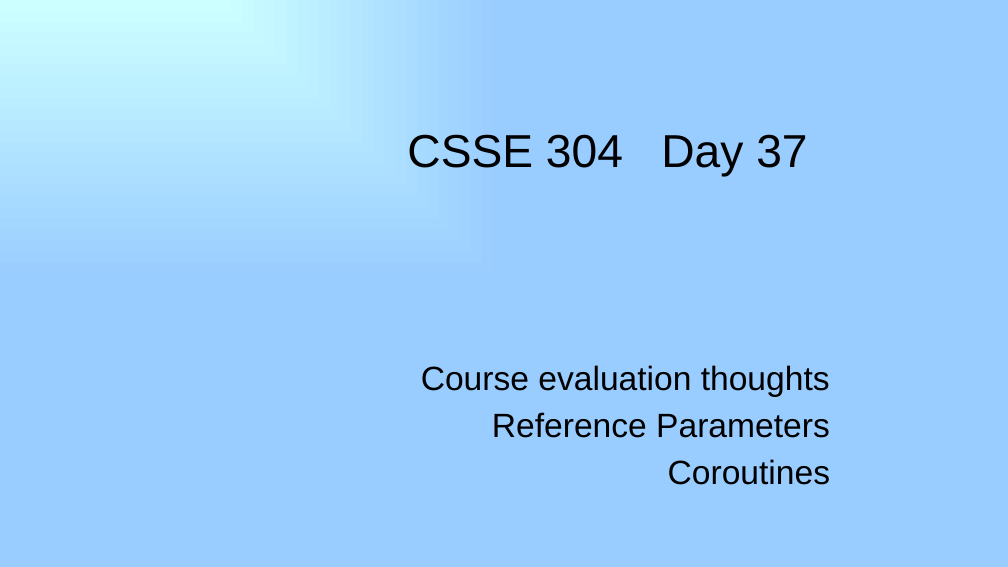
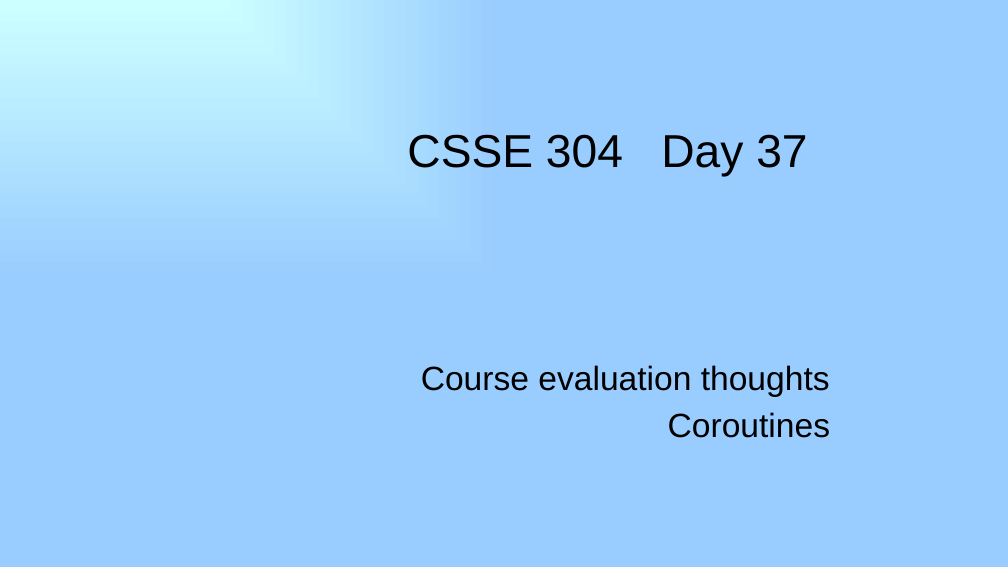
Before and after one commit to RHIT-CSSE/csse304, a slide deck: slide 1 of ClassMaterials/RefParamsCorountines/37_refParams_coroutines.pptx. Drawn at 1008x567 pixels with LibreOffice and Linux fonts; fonts in the diff are those of the drawing. Boxes give left, top, right and bottom in pixels: in the first picture for what was removed or moved away, otherwise in the second. Text is boxed around its words. In the diff, an @@ line names an element or a change of style, - is before the commit and + after.

```diff
--- a/ClassMaterials/RefParamsCorountines/37_refParams_coroutines.pptx
+++ b/ClassMaterials/RefParamsCorountines/37_refParams_coroutines.pptx
@@ subtitle at [492, 412, 830, 438]: paragraph removed @@
-Reference Parameters
```
Also in this commit, not shown: 2 slides added, 3 other files.
